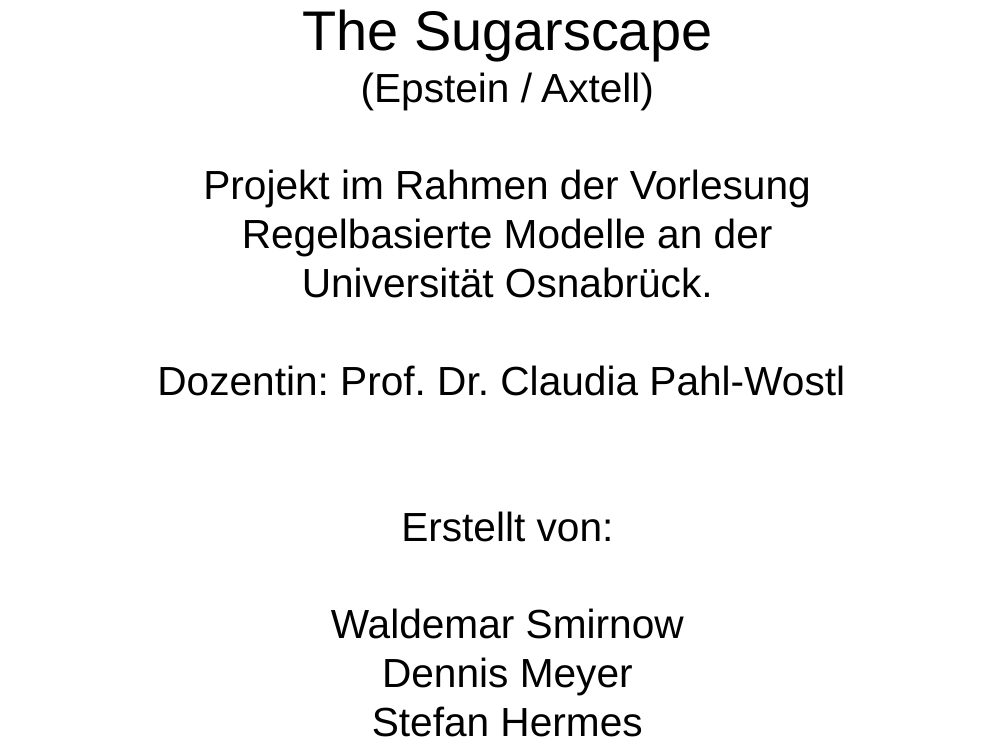
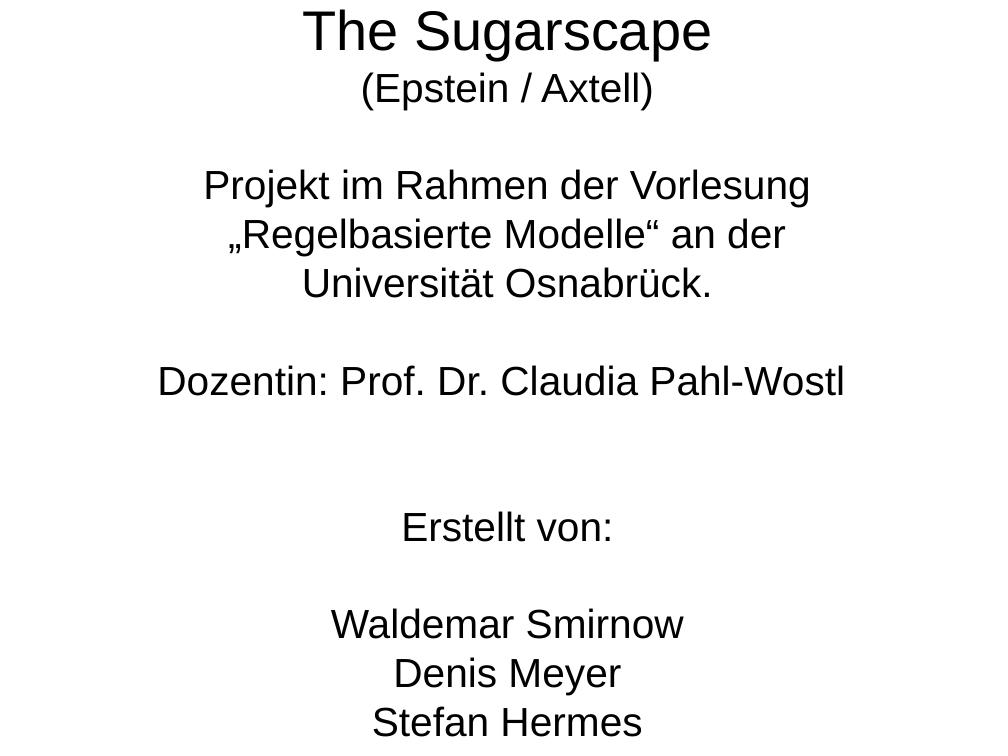
Before and after one commit to wsmirnow/Sugarscape, a slide deck: slide 1 of Presentation/Sugarscape.odp. Drawn at 1008x756 pixels with LibreOffice and Linux fonts; fonts in the diff are those of the drawing. Boxes give left, top, right and bottom in pixels: in the first picture for what was removed or moved away, otherwise in the second. Text is boxed around its words. In the diff, an @@ line names an element or a change of style, - is before the commit and + after.

```diff
--- a/Presentation/Sugarscape.odp
+++ b/Presentation/Sugarscape.odp
@@ title at (157, 9, 845, 737): text changed @@
-The Sugarscape
-(Epstein / Axtell)
-Projekt im Rahmen der Vorlesung
-Regelbasierte Modelle an der
-Universität Osnabrück.
-Dozentin: Prof. Dr. Claudia Pahl-Wostl
-Erstellt von:
-Waldemar Smirnow
-Dennis Meyer
-Stefan Hermes
+The Sugarscape
+(Epstein / Axtell)
+Projekt im Rahmen der Vorlesung
+„Regelbasierte Modelle“ an der
+Universität Osnabrück.
+Dozentin: Prof. Dr. Claudia Pahl-Wostl
+Erstellt von:
+Waldemar Smirnow
+Denis Meyer
+Stefan Hermes
```
Also in this commit, not shown: 3 other slides changed, 2 other files.
